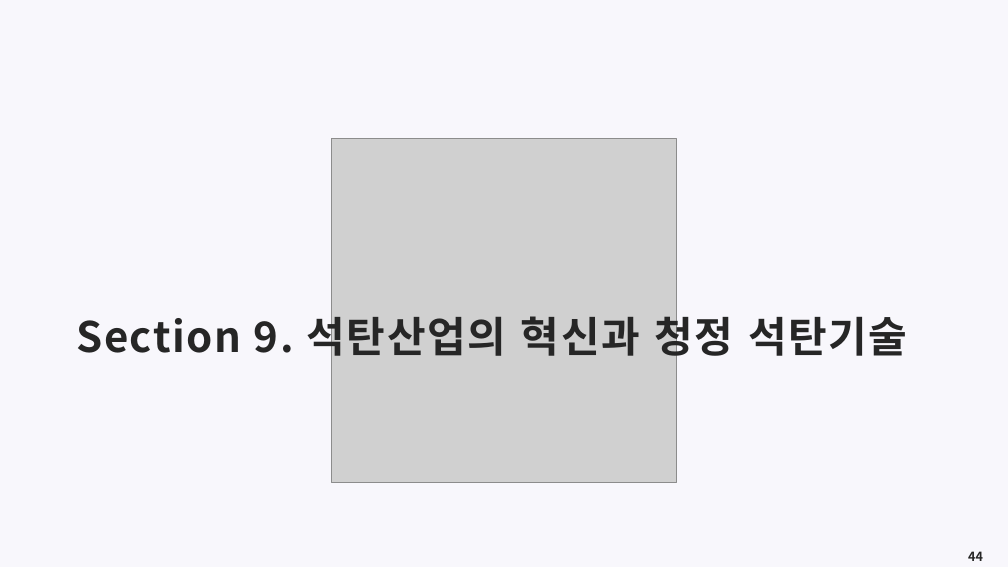
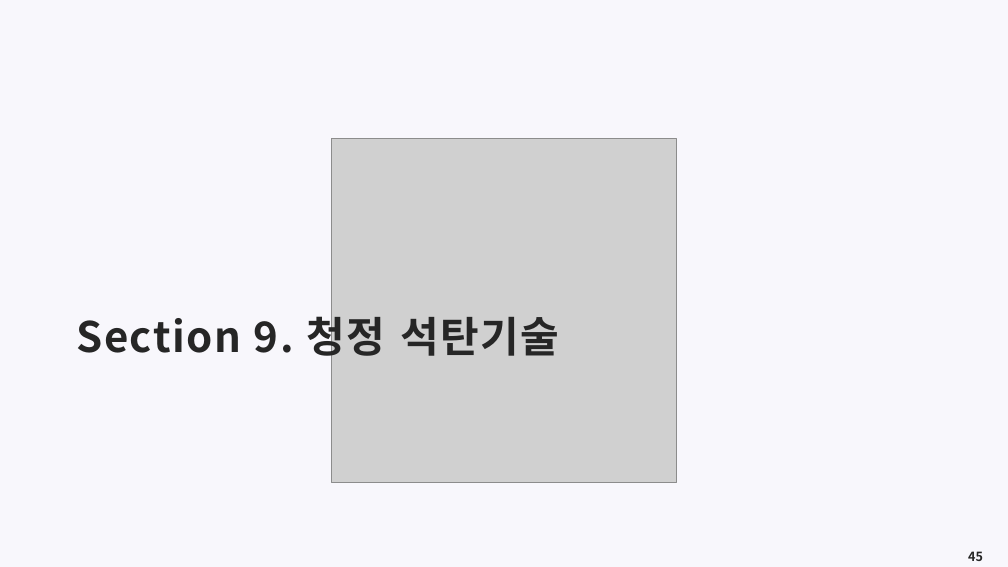
Before and after one commit to meandthey/Teaching, a slide deck: slide 45 of 에너지경제학/자원에너지경제학_Chapter_4 (석탄).pptx (slide 44 before the commit). Drawn at 1008x567 pixels with LibreOffice and Linux fonts; fonts in the diff are those of the drawing; grey boxes stand for pictures. Boxes give left, top, right and bottom in pixels: in the first picture for what was removed or moved away, otherwise in the second. Text is boxed around its words. In the diff, an @@ line names an element or a change of style, - is before the commit and + after.

```diff
--- a/에너지경제학/자원에너지경제학_Chapter_4 (석탄).pptx
+++ b/에너지경제학/자원에너지경제학_Chapter_4 (석탄).pptx
@@ title at (76,310,559,363): text changed @@
-Section 9. 석탄산업의 혁신과 청정 석탄기술
+Section 9. 청정 석탄기술
@@ page number at (968,551,983,561): text changed @@
-44
+45
```
Also in this commit, not shown: 1 other slide changed, 6 slides added, 1 slide removed, 2 other files.
